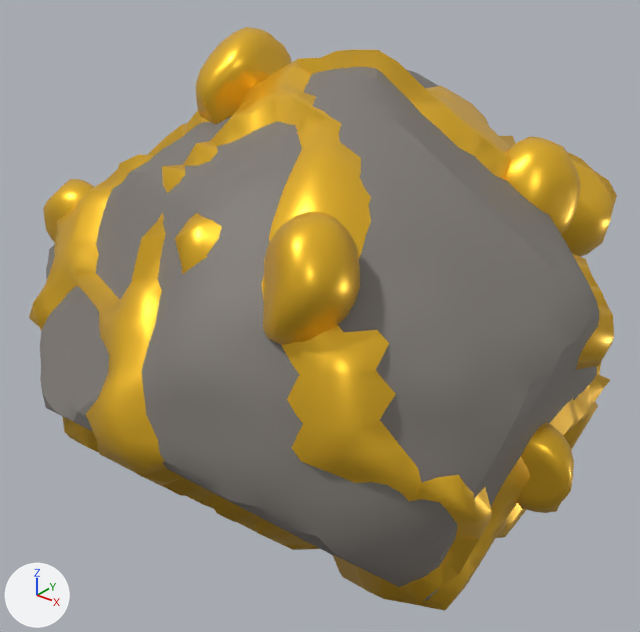
The FBX model assets/models/Rocks/Shapes/RockOreRich.fbx, before and after one commit.
Before and after are seen from a 50 mm lens placed at (1.87, -2.29, 1.36), pointed at (0.04, 0.0, -0.06). Arrows for +X, +Y and +Z are at lower left; the lights stay in place. The older version comes first. Where no turn or scale is listed for an object, it has been applied to the vertices.

Objects in the first picture: 'RockOreRich_Ore', 'RockOreRich_Stone'.
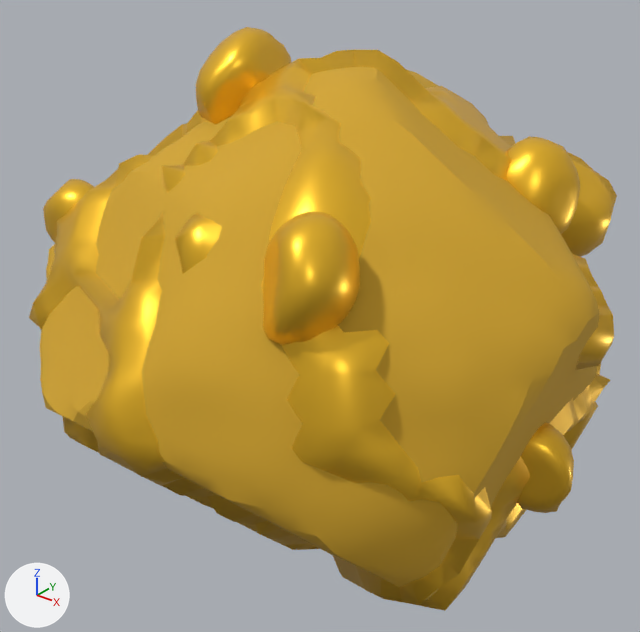
Location of each change, (x1, y1, x2, y2) in pixels of the pictures (640 x 632 px):
```json
{"object": "RockOreRich_Stone", "change": "recoloured", "before": [40, 67, 599, 601], "after": [40, 67, 599, 601], "on screen": "grey to yellow"}
```

Scene script edits in JSON lines:
```json
{"op": "add", "block": "mat_rockshade_1_0000_5780_032", "code": ["mat_rockshade_1_0000_5780_032 = principled_material('RockShade_1.0000.5780.032')", "mat_rockshade_1_0000_5780_032.base_color = (0.65, 0.375, 0.0207)  # yellow #d3a527", "mat_rockshade_1_0000_5780_032.roughness = 0.85"]}
{"block": "me_rockorerich_stone", "where": "me_rockorerich_stone.from_pydata(...)  # 2562 vertices, 5120 faces; spans x -1.07..1.11, y -1.04..0.97, z -0.91..0.85"}
{"op": "remove", "block": "me_rockorerich_stone", "code": "me_rockorerich_stone.materials.append(mat_rockstone)  # grey #7d7873"}
{"op": "add", "block": "me_rockorerich_stone", "code": "me_rockorerich_stone.materials.append(mat_rockshade_1_0000_5780_032)  # yellow #d3a527"}
```
